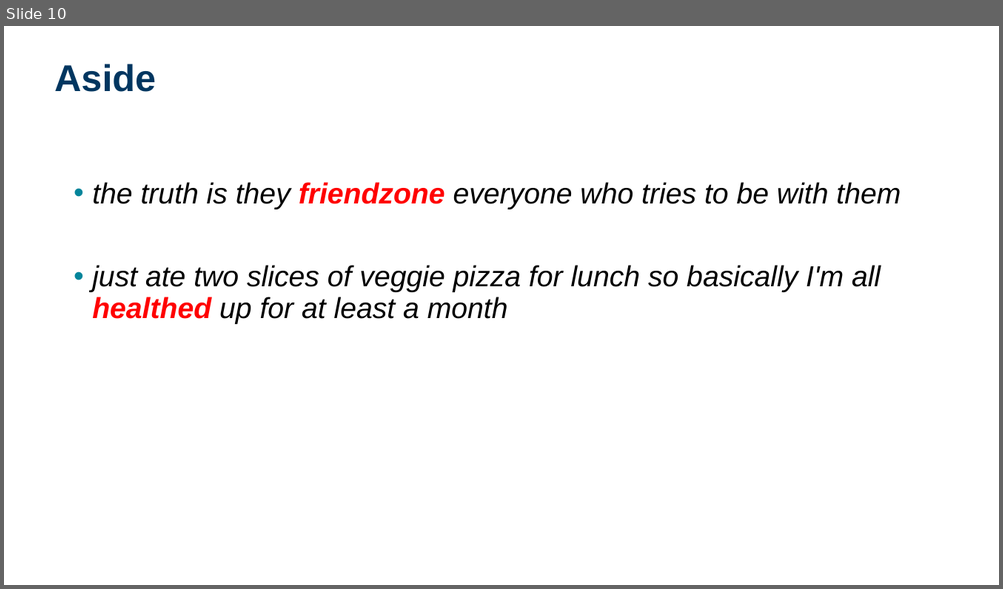
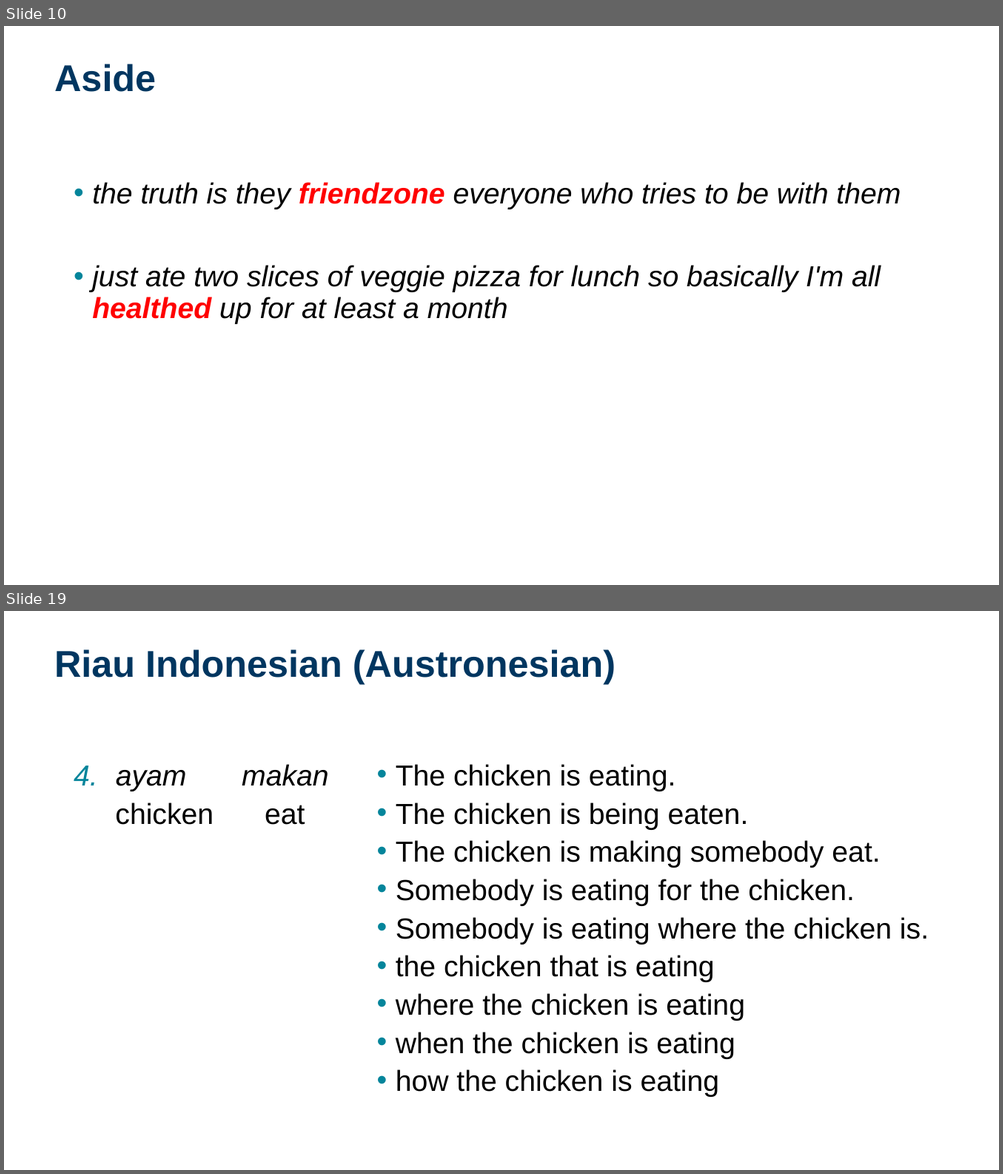
Before and after one commit to dwhieb/dissertation, a slide deck: presentations/Hieber. 2019. Lexical flexibility in English.pptx. Shown one above the other, each under a label of ours: slide 10 before the commit, slides 10 and 19 after it; the slides between them are not shown. The pictures are 1003x589 and 1003x1174 pixels, drawn with LibreOffice and Linux fonts; fonts in the diff are those of the drawing; background and template pictures are left out. Boxes give left, top, right and bottom in pixels: in the first picture for what was removed or moved away, otherwise in the second. Text is boxed around its words. In the diff, an @@ line names an element or a change of style, - is before the commit and + after.

```diff
--- a/presentations/Hieber. 2019. Lexical flexibility in English.pptx
+++ b/presentations/Hieber. 2019. Lexical flexibility in English.pptx
@@ slide 19 added at (4,611,999,1170), background #FFFFFF @@
@@ title added at (54,649,615,684), 36 pt, text #003660, bold @@
+Riau Indonesian (Austronesian)
@@ text added at (115,764,329,825), 28 pt, text #000000 @@
+4. ayam makan
+chicken eat
@@ text added at (395,764,928,1097), 28 pt, text #000000 @@
+• The chicken is eating.
+• The chicken is being eaten.
+• The chicken is making somebody eat.
+• Somebody is eating for the chicken.
+• Somebody is eating where the chicken is.
+• the chicken that is eating
+• where the chicken is eating
+• when the chicken is eating
+• how the chicken is eating
```
Also in this commit, not shown: 42 other slides added, 1 other file.
